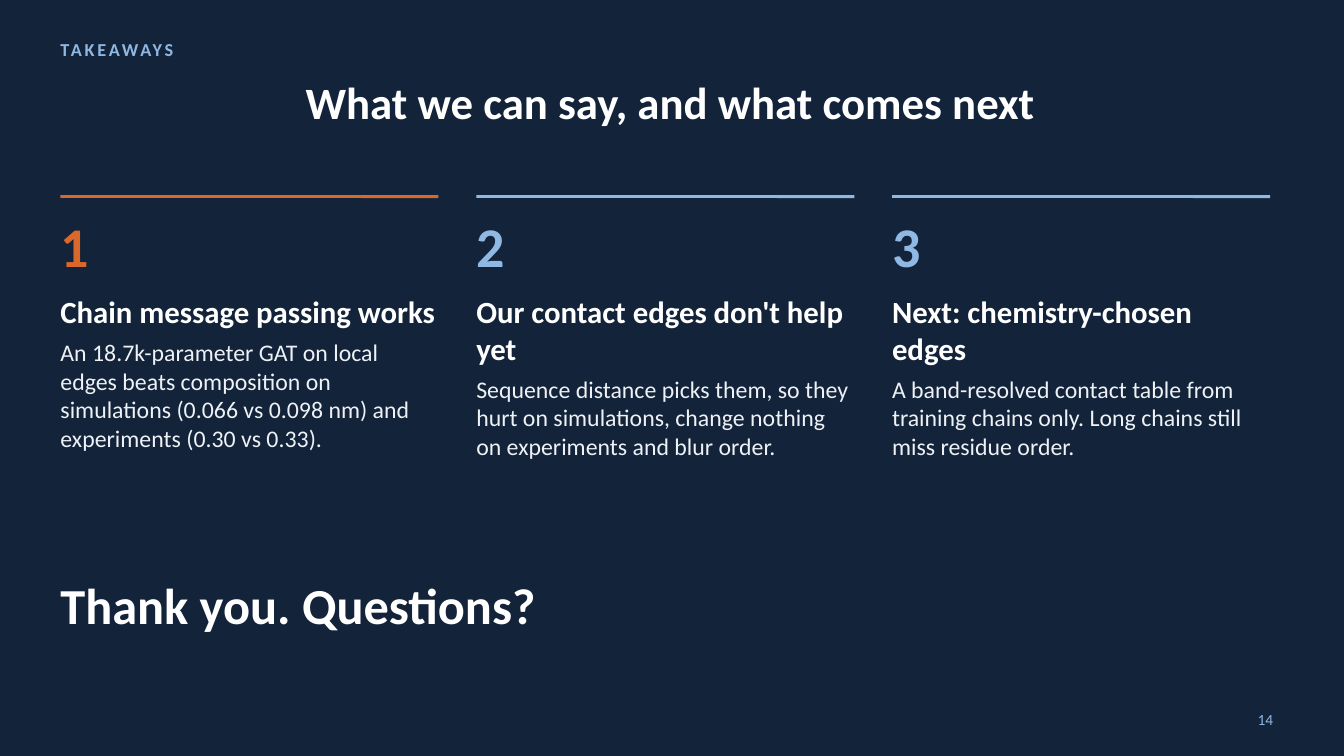
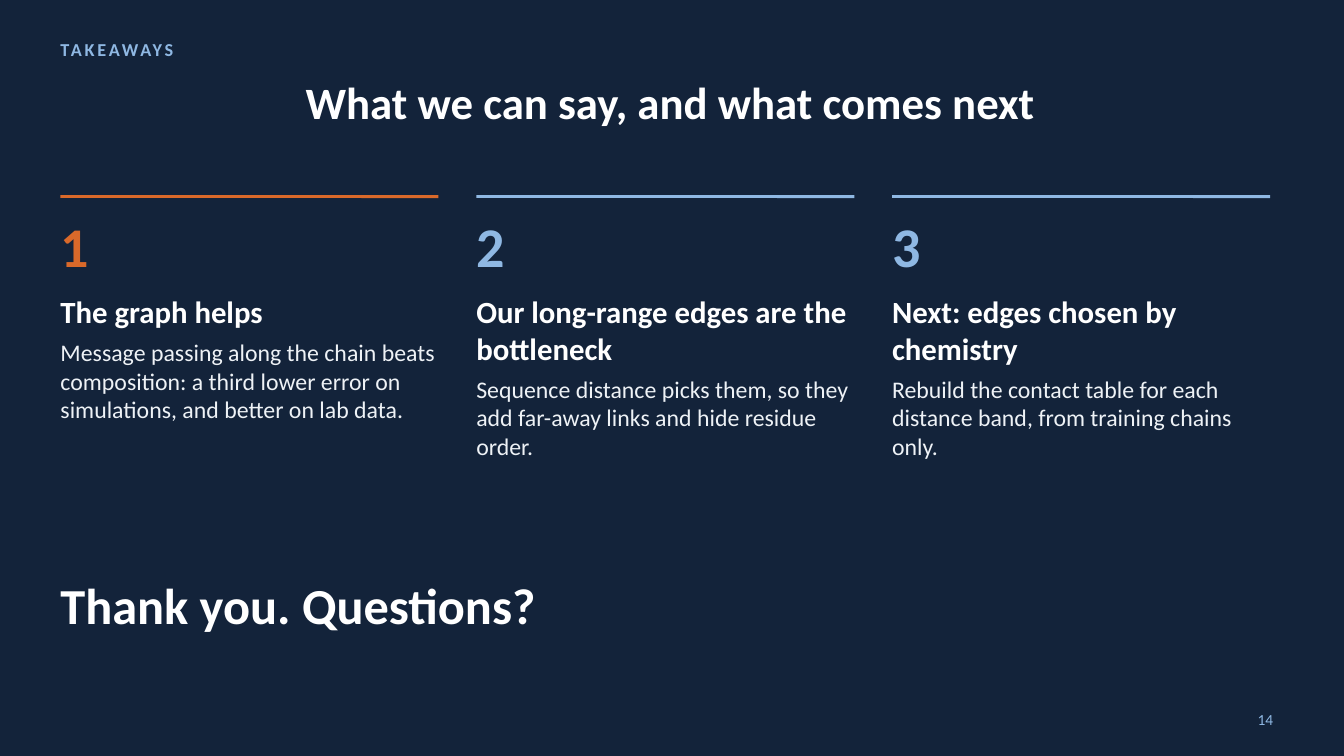
Before and after one commit to Andychung1229/claudev2, a slide deck: slide 14 of comp5222-presentation/ContactGAT_talk.pptx. Drawn at 1344x756 pixels with LibreOffice and Linux fonts; fonts in the diff are those of the drawing. Boxes give left, top, right and bottom in pixels: in the first picture for what was removed or moved away, otherwise in the second. Text is boxed around its words. In the diff, an @@ line names an element or a change of style, - is before the commit and + after.

```diff
--- a/comp5222-presentation/ContactGAT_talk.pptx
+++ b/comp5222-presentation/ContactGAT_talk.pptx
@@ text at <box>60,301,435,421</box>: text changed @@
-Chain message passing works
-An 18.7k-parameter GAT on local edges beats composition on simulations (0.066 vs 0.098 nm) and experiments (0.30 vs 0.33).
+The graph helps
+Message passing along the chain beats composition: a third lower error on simulations, and better on lab data.
@@ text at <box>476,301,848,455</box>: text changed @@
-Our contact edges don't help yet
-Sequence distance picks them, so they hurt on simulations, change nothing on experiments and blur order.
+Our long-range edges are the bottleneck
+Sequence distance picks them, so they add far-away links and hide residue order.
@@ text at <box>892,301,1231,459</box>: text changed @@
-Next: chemistry-chosen edges
-A band-resolved contact table from training chains only. Long chains still miss residue order.
+Next: edges chosen by chemistry
+Rebuild the contact table for each distance band, from training chains only.
```
Also in this commit, not shown: 5 other slides changed, 1 slide added, 1 slide removed, 6 other files.
